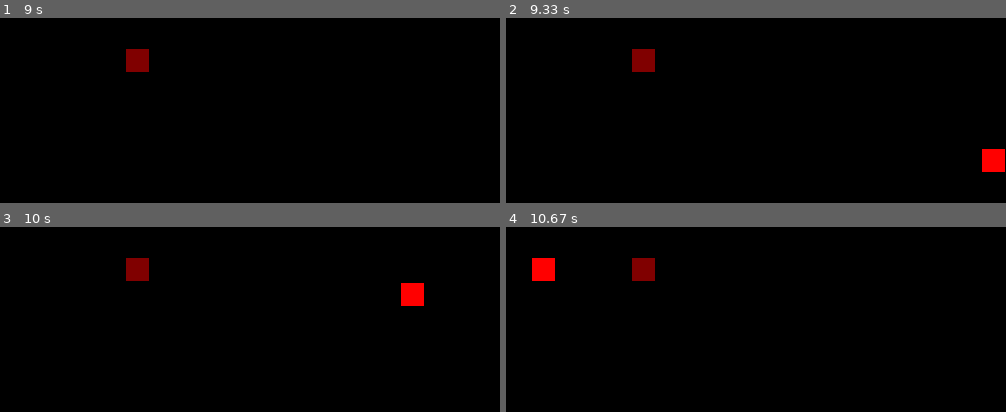
Above: before the commit, frames 1-4 (two rows, left to right).
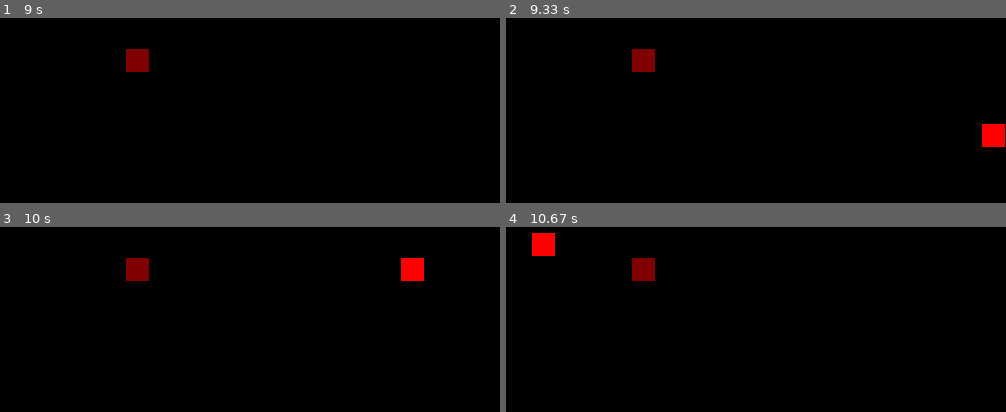
Above: after the commit, the same moments.

Repository: MicheDev3/PySnake
Game: pygame game, started from app.py
The game is run twice, just before and just after one commit, with the same random seed, the same clock (stepped at 60 frames per second) and the same inputs.
Inputs:
- Up to frame 1 (9 s): hold Up 0.33-0.8 s; hold Right 0.83-1.47 s; hold Down 1.5-1.87 s; hold Left 1.9-2.37 s; hold Right 2.4-2.87 s; hold Up 2.9-3.2 s; hold Right 3.23-3.7 s; hold Left 3.73-4.27 s; hold Down 4.3-4.6 s; hold Left 4.63-5.03 s; hold Up 5.07-5.43 s; hold Right 5.47-6.1 s; hold Down 6.13-6.5 s; hold Left 6.53-7 s; hold Right 7.03-7.5 s; hold Up 7.53-7.83 s; hold Right 7.87-8.33 s; hold Left 8.37-8.9 s; hold Down from 8.93 s (still down)
- Up to frame 2 (9.33 s): release Down at 9.23 s; hold Left from 9.27 s (still down)
- Up to frame 3 (10 s): release Left at 9.67 s; hold Up from 9.7 s (still down)
- Up to frame 4 (10.67 s): release Up at 10.07 s; hold Right from 10.1 s (still down)

Frame 1 is identical in both runs. In frame 2, 1.1% of the frame differs, in the area x 95-100%, y 57-84%; in frame 3, 1.1%; in frame 4, 1.1%.

Commit message:
remove possibility to change direction when head is not on screen

Diff:
--- a/src/factory/component.py
+++ b/src/factory/component.py
@@ -12,18 +12,19 @@
 
     def update(self, game_object, scene, engine):
         keys = engine.keys_pressed
-        if keys[engine.Input.UP] and self.dirny != 1:
-            self.dirnx = 0
-            self.dirny = -1
-        if keys[engine.Input.DOWN] and self.dirny != -1:
-            self.dirnx = 0
-            self.dirny = 1
-        if keys[engine.Input.LEFT] and self.dirnx != 1:
-            self.dirnx = -1
-            self.dirny = 0
-        if keys[engine.Input.RIGHT] and self.dirnx != -1:
-            self.dirnx = 1
-            self.dirny = 0
+        if game_object.is_on_screen(scene.rows):
+            if keys[engine.Input.UP] and self.dirny != 1:
+                self.dirnx = 0
+                self.dirny = -1
+            if keys[engine.Input.DOWN] and self.dirny != -1:
+                self.dirnx = 0
+                self.dirny = 1
+            if keys[engine.Input.LEFT] and self.dirnx != 1:
+                self.dirnx = -1
+                self.dirny = 0
+            if keys[engine.Input.RIGHT] and self.dirnx != -1:
+                self.dirnx = 1
+                self.dirny = 0
 
         self.turns[game_object.body[0].pos[:]] = [self.dirnx, self.dirny]
         for index, part in enumerate(game_object.body):
@@ -47,6 +48,10 @@
         body = game_object.body
         for obj in scene.game_objects:
             if obj is game_object:
+                if len(body) > 1:
+                    head, body = body[0], body[1:]
+                    if self.detect_collision(head.pos, body) > 0:
+                        engine.push_event(engine.Event.QUIT)
                 continue
             # detecting collision with other objects
             if self.detect_collision(obj.body[-1].pos, body):
@@ -59,10 +64,3 @@
                     # TODO do it in an other way
                     obj.body[-1].pos = pos
                     break
-
-        # detecting collision with it self
-        if len(body) > 1:
-            head, body = body[0], body[1:]
-            if self.detect_collision(head.pos, body) > 0:
-                event = engine.Event.QUIT
-                engine.push_event(event)
--- a/src/factory/object.py
+++ b/src/factory/object.py
@@ -16,12 +16,11 @@
 
     class Body(object):
 
-        def __init__(self, pos, color, head=False):
+        def __init__(self, pos, color):
             self.dirnx = 0
             self.dirny = 0
             self.pos = pos
             self.color = color
-            self.head = head
 
         def move(self, dirnx, dirny, max):
             if self.pos[0] + dirnx > max:
@@ -50,21 +49,23 @@
         for component in self.components:
             component.update(self, scene, engine)
 
+    def is_on_screen(self, rows):
+        return self.body[0].pos[0] < rows and self.body[0].pos[1] < rows
+
     def grow(self):
-        tail = self.body[-1]
-        dx, dy = tail.dirnx, tail.dirny
+        dirnx, dirny = self.body[-1].dirnx, self.body[-1].dirny
 
-        if dx == 1 and dy == 0:
-            self.body.append(self.Body((tail.pos[0] - 1, tail.pos[1]), tail.color))
-        elif dx == -1 and dy == 0:
-            self.body.append(self.Body((tail.pos[0] + 1, tail.pos[1]), tail.color))
-        elif dx == 0 and dy == 1:
-            self.body.append(self.Body((tail.pos[0], tail.pos[1] - 1), tail.color))
-        elif dx == 0 and dy == -1:
-            self.body.append(self.Body((tail.pos[0], tail.pos[1] + 1), tail.color))
+        if dirnx == 1 and dirny == 0:
+            self.body.append(self.Body((self.body[-1].pos[0] - 1, self.body[-1].pos[1]), self.body[-1].color))
+        elif dirnx == -1 and dirny == 0:
+            self.body.append(self.Body((self.body[-1].pos[0] + 1, self.body[-1].pos[1]), self.body[-1].color))
+        elif dirnx == 0 and dirny == 1:
+            self.body.append(self.Body((self.body[-1].pos[0], self.body[-1].pos[1] - 1), self.body[-1].color))
+        elif dirnx == 0 and dirny == -1:
+            self.body.append(self.Body((self.body[-1].pos[0], self.body[-1].pos[1] + 1), self.body[-1].color))
 
-        self.body[-1].dirnx = dx
-        self.body[-1].dirny = dy
+        self.body[-1].dirnx = dirnx
+        self.body[-1].dirny = dirny
 
     def draw(self, screen, size, engine):
         for part in self.body:
